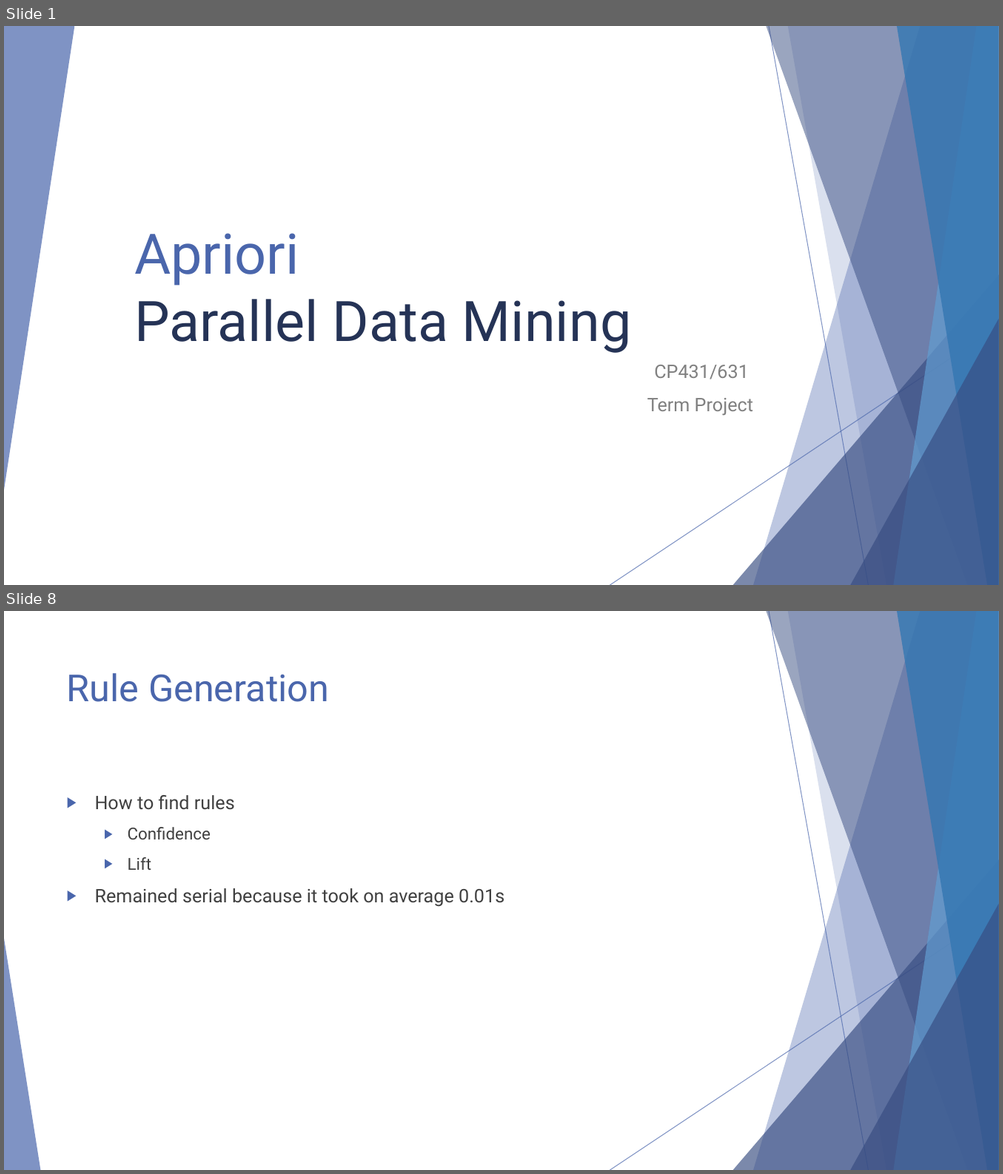
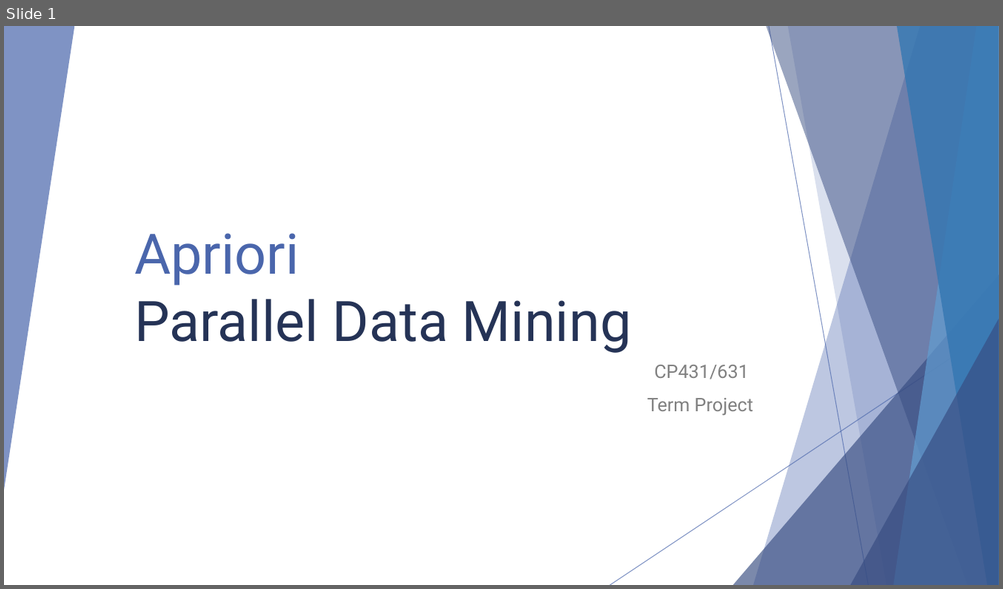
Before and after one commit to ParallelProgramming/Term-Project, a slide deck: Parallel Data Mining.pptx. Shown one above the other, each under a label of ours: slides 1 and 8 before the commit, slide 1 after it; the slides between them are not shown. The pictures are 1003x1174 and 1003x589 pixels, drawn with LibreOffice and Linux fonts; fonts in the diff are those of the drawing. Boxes give left, top, right and bottom in pixels: in the first picture for what was removed or moved away, otherwise in the second. Text is boxed around its words. In the diff, an @@ line names an element or a change of style, - is before the commit and + after.

```diff
--- a/Parallel Data Mining.pptx
+++ b/Parallel Data Mining.pptx
@@ slide 8 removed at [4,611,999,1170], background #FFFFFF; not listed: 9 template elements that a slide beside it also shows @@
@@ title removed at [67,673,329,702] @@
-Rule Generation
@@ text removed at [95,795,504,907] @@
-▶ How to find rules
-  ▶ Confidence
-  ▶ Lift
-▶ Remained serial because it took on average 0.01s
@@ triangle removed at [4,939,40,1170] @@
```
Also in this commit, not shown: 7 slides changed, 12 slides added, 3 other slides removed, 2 other files.
